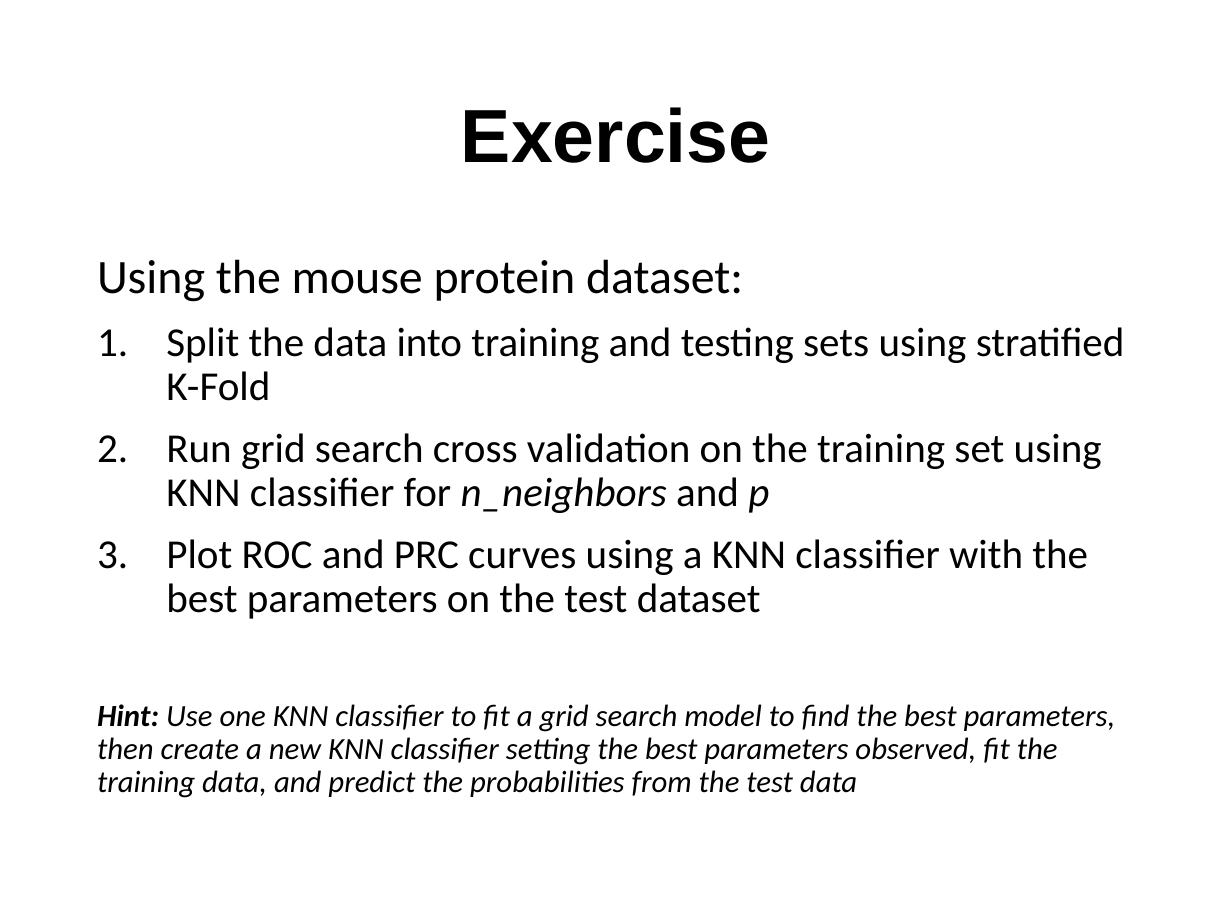
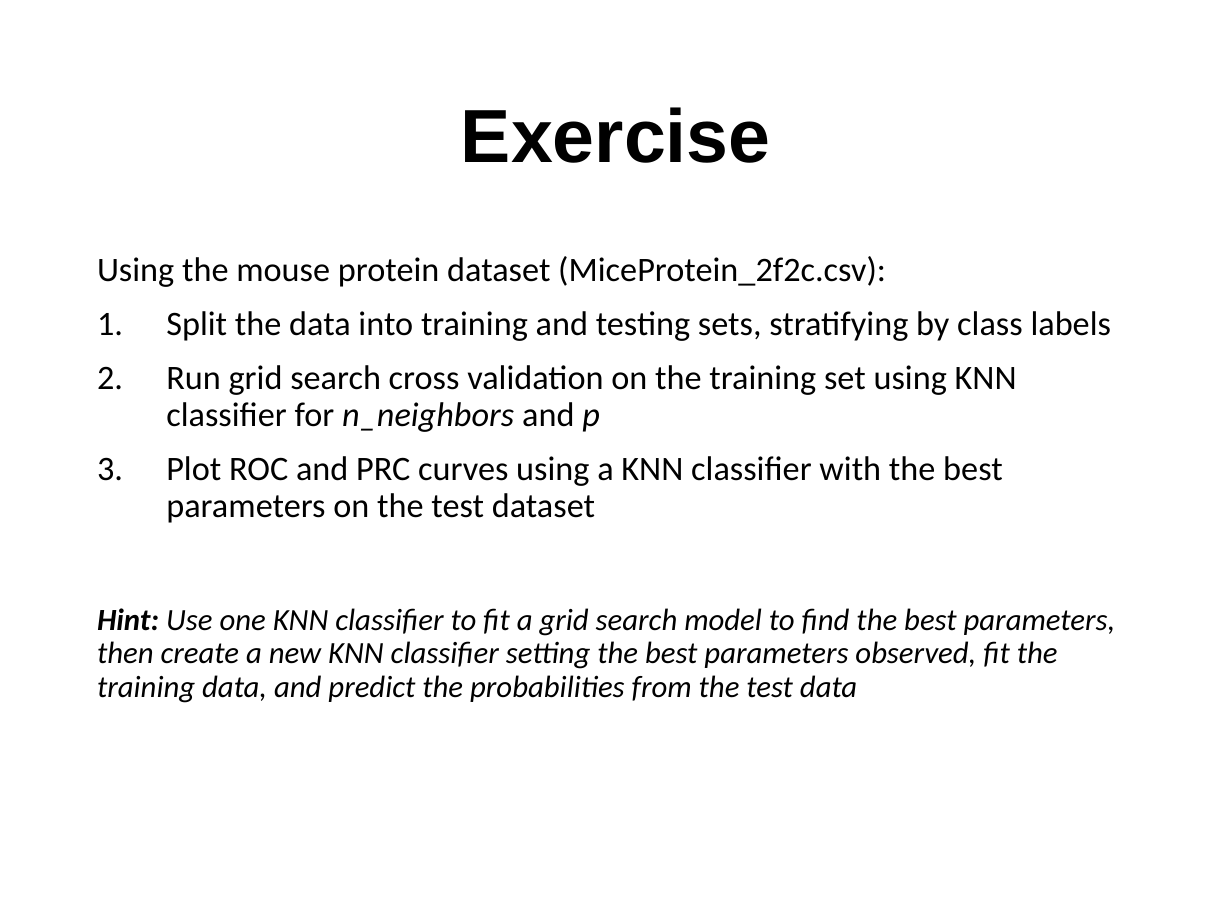
Before and after one commit to smcclatchy/machine-learning-python, a slide deck: slide 20 of doc/Day2_Session2_ModelEvaluation.pptx (slide 19 before the commit). Drawn at 1232x924 pixels with LibreOffice and Linux fonts; fonts in the diff are those of the drawing. Boxes give left, top, right and bottom in pixels: in the first picture for what was removed or moved away, otherwise in the second. Text is boxed around its words. In the diff, an @@ line names an element or a change of style, - is before the commit and + after.

```diff
--- a/doc/Day2_Session2_ModelEvaluation.pptx
+++ b/doc/Day2_Session2_ModelEvaluation.pptx
@@ text at [97,256,1112,341]: text changed; size 24 to 20 pt @@
-Using the mouse protein dataset:
-1. Split the data into training and testing sets using stratified K-Fold
+Using the mouse protein dataset (MiceProtein_2f2c.csv):
+1. Split the data into training and testing sets, stratifying by class labels
@@ text at [166,365,1017,523]: size 24 to 20 pt in "Run grid search cross validation on the ...", "Plot ROC and PRC curves using a ..." @@
```
Also in this commit, not shown: 1 slide added, 6 other files.
